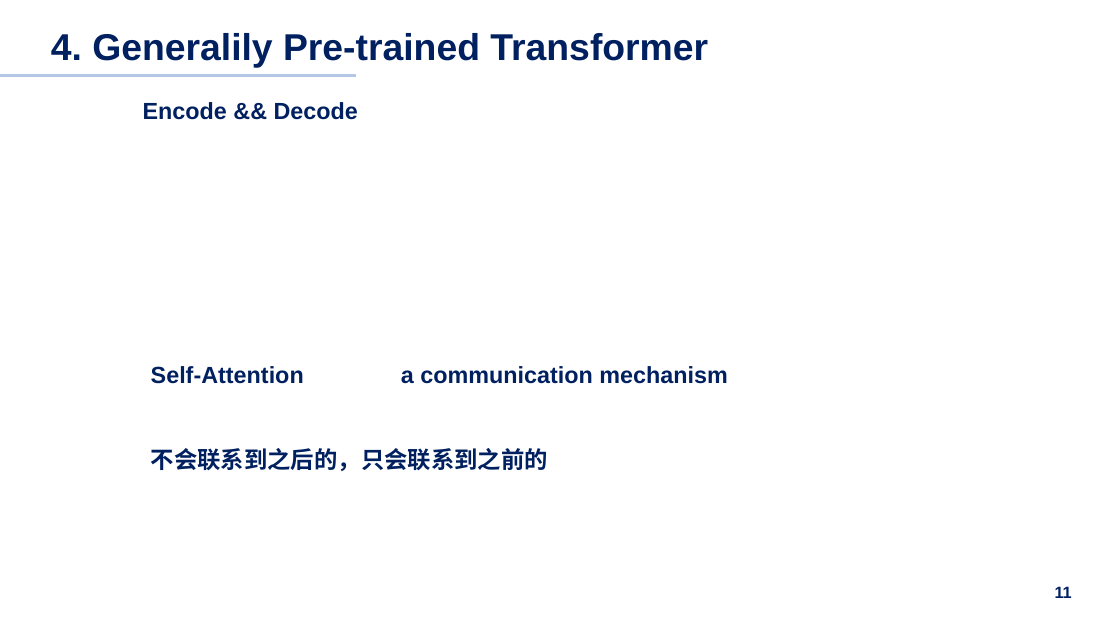
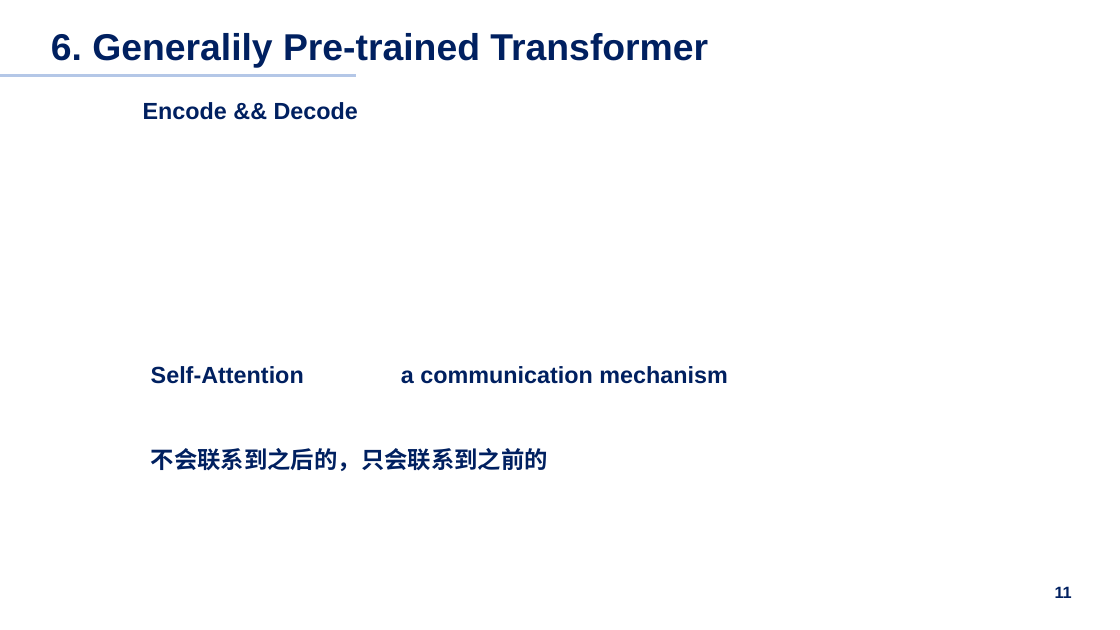
Before and after one commit to pilipala5/Neural-Network-from-zero-to-hero, a slide deck: slide 11 of Summary.pptx. Drawn at 1120x630 pixels with LibreOffice and Linux fonts; fonts in the diff are those of the drawing. Boxes give left, top, right and bottom in pixels: in the first picture for what was removed or moved away, otherwise in the second. Text is boxed around its words. In the diff, an @@ line names an element or a change of style, - is before the commit and + after.

```diff
--- a/Summary.pptx
+++ b/Summary.pptx
@@ title at [51, 33, 708, 67]: text changed @@
-4. Generalily Pre-trained Transformer
+6. Generalily Pre-trained Transformer
```
Also in this commit, not shown: 3 other slides changed, 2 slides added, 15 other files.
